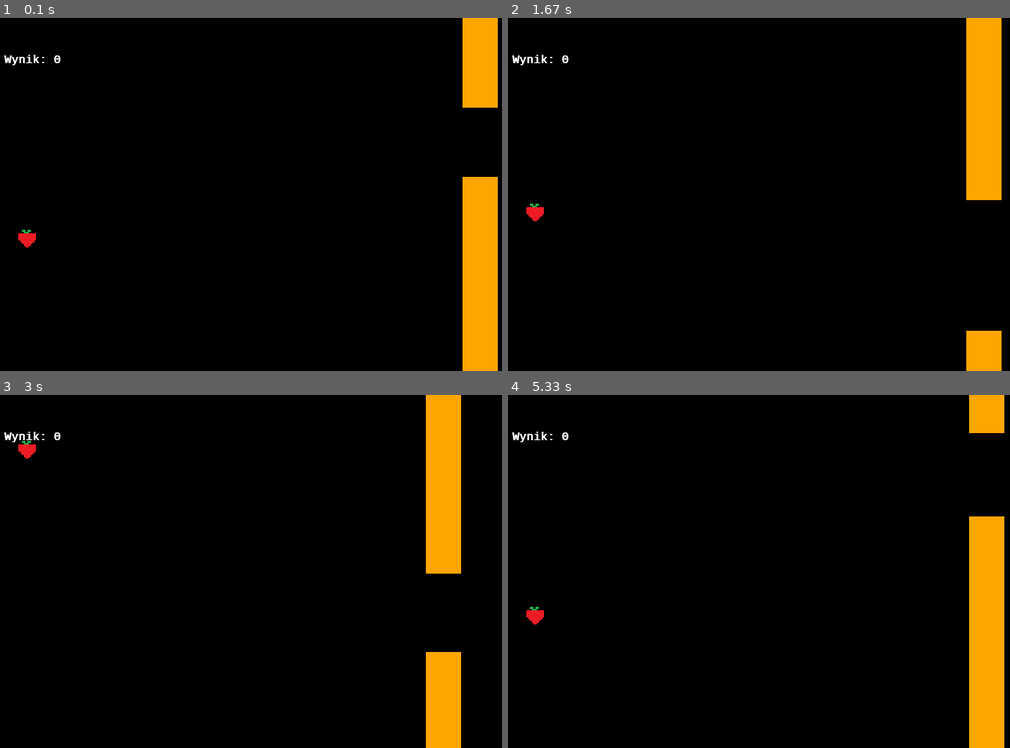
Above: before the commit, frames 1-4 (two rows, left to right).
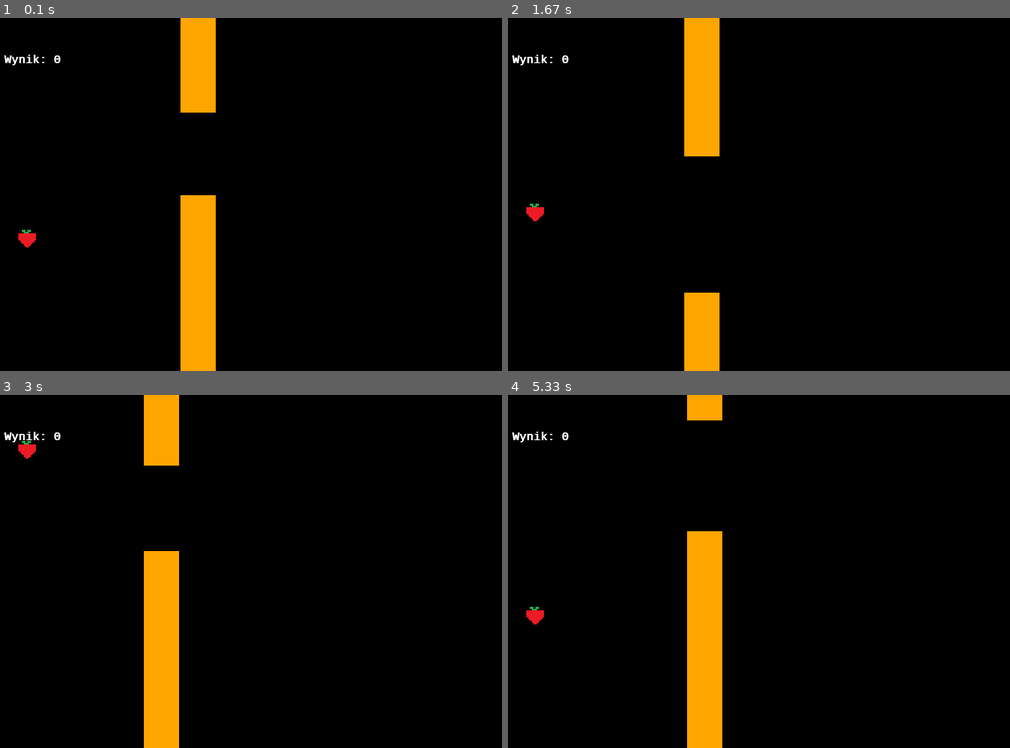
Above: after the commit, the same moments.

Repository: jedrus113/pygame
Game: pygame game, started from main.py
The game is run twice, just before and just after one commit, with the same random seed, the same clock (stepped at 60 frames per second) and the same inputs.
Inputs:
- Up to frame 1 (0.1 s): no input
- Up to frame 2 (1.67 s): tap Space at 0.33, 0.73, 1.03, 1.23, 1.57 s
- Up to frame 3 (3 s): tap Space at 1.87, 2.07, 2.37, 2.63 s
- Up to frame 4 (5.33 s): tap Space at 3.4, 3.8, 4.1, 4.47, 4.87, 5.17 s

The runs differ from the first frame. In frame 1, 11% of the frame differs, in the area x 35-100%, y 0-100%; in frame 2, 8.7%; in frame 3, 11%; in frame 4, 10%.

Commit message:
pipe generator in initialisator

Diff:
--- a/config.py
+++ b/config.py
@@ -19,7 +19,11 @@
     pause = True    # game start paused
 
 class Pipes:
-    default_x = -100
+    default_x = 300
+    minsize = 90
+    maxsize = 300
+    min_down_gap = 20
+    min_top_gap = 20
     color = pygame.Color("Orange") # init colour
     speed = 1   # init speed, pipes do not accelerate
 
--- a/logic/logic.py
+++ b/logic/logic.py
@@ -1,6 +1,5 @@
 from graphic.shape import *
 from logic_object import Thing, Pipe
-from random import randint
 
 
 class GameLogic:
@@ -13,10 +12,7 @@
         Thing(self.scoreShape)
         self.strawberry = Thing(ImageShape('graphic/pics/food.bmp', config.Player.init_pos, config.Player.size))
 
-        # test pipes setup
-        size = randint(90, 200)
-        height = randint(0, config.Window.size[1] - 200)
-        self.pipe = Pipe(height, size)
+        self.pipe = Pipe()
 
     def keyDown(self, key):
         self.keys.append(key)
--- a/logic/logic_object.py
+++ b/logic/logic_object.py
@@ -1,3 +1,5 @@
+from random import randint
+
 import config
 from graphic.shape import RectShape, Shape
 
@@ -24,18 +26,13 @@
         self.shape.move(self.vector)
 
 class Pipe(Thing):
-    def __init__(self, pos, size):
-        try:
-            x = pos[0]
-            self.height = pos[1]
-        except TypeError:
-            x = config.Pipes.default_x
-            self.height = pos
-        x = x if x >= 0 else config.Window.size[0] + x
+    def __init__(self):
+        self.size = randint(config.Pipes.minsize, config.Pipes.maxsize)
+        x = config.Pipes.default_x if config.Pipes.default_x >= 0 else config.Window.size[0] + config.Pipes.default_x
+        self.height = randint(config.Pipes.min_top_gap, config.Window.size[1] - config.Pipes.min_down_gap - self.size)
         self.height = self.height if self.height >= 0 else config.Window.size[1] + self.height
-        self.size = size
 
         self.up = RectShape(config.Pipes.color, (x,0), (50,self.height))
-        self.down = RectShape(config.Pipes.color, (x,self.height+size), (50,config.Window.size[1]))
+        self.down = RectShape(config.Pipes.color, (x,self.height+self.size), (50,config.Window.size[1]))
         super(Pipe, self).__init__(Shape(self.down, self.up))
         self.vector = [-config.Pipes.speed, 0]
